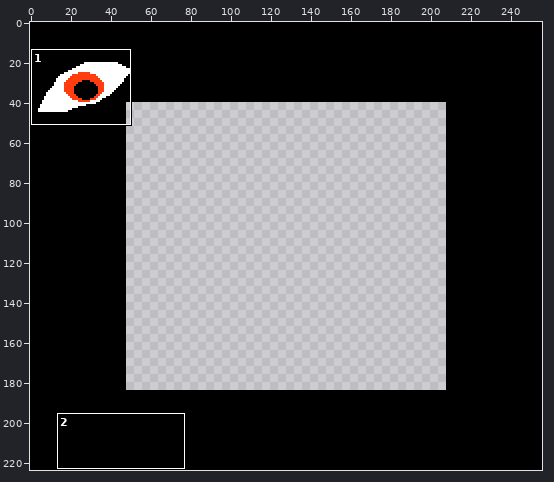
Edited in one commit: pixel-art file (res/assets/ase/border.aseprite). Above: a wide view before the commit, with the close-up outlined.
Close-up. The starting point:
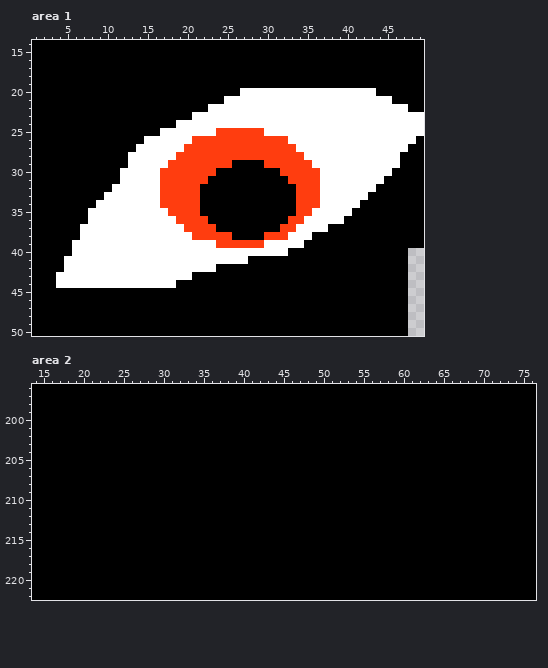
256x224 pixels, 1 frame. Shown: area 1: x 1..49, y 14..50; area 2: x 14..76, y 196..222.
New version:
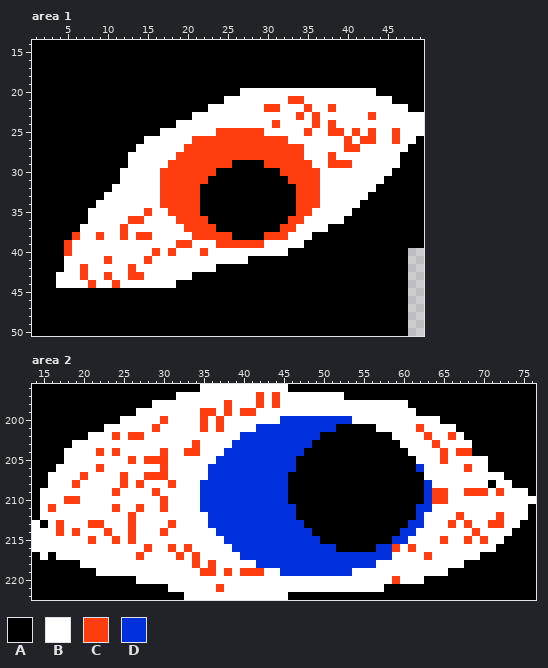
Palette (. is transparent): A #000000  B #ffffff  C #ff3d0f  D #0031dd
The exact change:
--- area 1
@@ x 28..48 @@
 20 BBBBBBBBBBBBBBBBAAAAA
-21 BBBBBBBBBBBBBBBBBBAAA
-22 BBBBBBBBBBBBBBBBBBBBA
-23 BBBBBBBBBBBBBBBBBBBBB
-24 BBBBBBBBBBBBBBBBBBBBB
-25 CCBBBBBBBBBBBBBBBBBBB
-26 CCCCCBBBBBBBBBBBBBBBB
-27 CCCCCCBBBBBBBBBBBBBBA
-28 CCCCCCCBBBBBBBBBBBBAA
-29 AACCCCCCBBBBBBBBBBBAA
+21 BBBBBCCBBBBBBBBBBBAAA
+22 BBCCBBBCBBCBBBBBBBBBA
+23 BBBBBBCBCBBBBBBCBBBBB
+24 BBBCBBBBCBCBBBBBBBBBB
+25 CCBBBBBCBBCCBCBCBBCBB
+26 CCCCCBBBBBBBCBCCBBCBB
+27 CCCCCCCBBBBBCCBBBBBBA
+28 CCCCCCCBBBCBBBBBBBBAA
+29 AACCCCCCBBCCCBBBBBBAA
 30 AAAACCCCCBBBBBBBBBAAA
@@ x 3..24 @@
 34 AAAAAABBBBBBBBCCCCCAAA
-35 AAAAABBBBBBBBBBCCCCAAA
-36 AAAAABBBBBBBBBBBCCCCAA
-37 AAAABBBBBBBBBBBBBCCCCA
-38 AAAABBBBBBBBBBBBBBCCCC
-39 AAABBBBBBBBBBBBBBBBBBC
-40 AAABBBBBBBBBBBBBBBBBBB
-41 AABBBBBBBBBBBBBBBBBBBB
-42 AABBBBBBBBBBBBBBBBBBBA
-43 ABBBBBBBBBBBBBBBBBAAAA
-44 ABBBBBBBBBBBBBBBAAAAAA
+35 AAAAABBBBBBBCBBCCCCAAA
+36 AAAAABBBBBCCBBBBCCCCAA
+37 AAAABBBBBCBBBBBBBCCCCA
+38 AAACBBCBBCBCCBBBBBCCCC
+39 AACBBBBBBBBBBBBBCCBBBC
+40 AACBBBBBBBBBBCBCBBBCBB
+41 AABBBBBCBBBBCBBBBBBBBB
+42 AABBCBBBBBCBBBBBBBBBBA
+43 ABBBCBBCBBCCBBBBBBAAAA
+44 ABBBBCBBCBBBBBBBAAAAAA
 45 AAAAAAAAAAAAAAAAAAAAAA
--- area 2
@@ x 14..76 @@
-196 AAAAAAAAAAAAAAAAAAAAAAAAAAAAAAAAAAAAAAAAAAAAAAAAAAAAAAAAAAAAAAA
-197 AAAAAAAAAAAAAAAAAAAAAAAAAAAAAAAAAAAAAAAAAAAAAAAAAAAAAAAAAAAAAAA
-198 AAAAAAAAAAAAAAAAAAAAAAAAAAAAAAAAAAAAAAAAAAAAAAAAAAAAAAAAAAAAAAA
-199 AAAAAAAAAAAAAAAAAAAAAAAAAAAAAAAAAAAAAAAAAAAAAAAAAAAAAAAAAAAAAAA
-200 AAAAAAAAAAAAAAAAAAAAAAAAAAAAAAAAAAAAAAAAAAAAAAAAAAAAAAAAAAAAAAA
-201 AAAAAAAAAAAAAAAAAAAAAAAAAAAAAAAAAAAAAAAAAAAAAAAAAAAAAAAAAAAAAAA
-202 AAAAAAAAAAAAAAAAAAAAAAAAAAAAAAAAAAAAAAAAAAAAAAAAAAAAAAAAAAAAAAA
-203 AAAAAAAAAAAAAAAAAAAAAAAAAAAAAAAAAAAAAAAAAAAAAAAAAAAAAAAAAAAAAAA
-204 AAAAAAAAAAAAAAAAAAAAAAAAAAAAAAAAAAAAAAAAAAAAAAAAAAAAAAAAAAAAAAA
-205 AAAAAAAAAAAAAAAAAAAAAAAAAAAAAAAAAAAAAAAAAAAAAAAAAAAAAAAAAAAAAAA
-206 AAAAAAAAAAAAAAAAAAAAAAAAAAAAAAAAAAAAAAAAAAAAAAAAAAAAAAAAAAAAAAA
-207 AAAAAAAAAAAAAAAAAAAAAAAAAAAAAAAAAAAAAAAAAAAAAAAAAAAAAAAAAAAAAAA
-208 AAAAAAAAAAAAAAAAAAAAAAAAAAAAAAAAAAAAAAAAAAAAAAAAAAAAAAAAAAAAAAA
-209 AAAAAAAAAAAAAAAAAAAAAAAAAAAAAAAAAAAAAAAAAAAAAAAAAAAAAAAAAAAAAAA
-210 AAAAAAAAAAAAAAAAAAAAAAAAAAAAAAAAAAAAAAAAAAAAAAAAAAAAAAAAAAAAAAA
-211 AAAAAAAAAAAAAAAAAAAAAAAAAAAAAAAAAAAAAAAAAAAAAAAAAAAAAAAAAAAAAAA
-212 AAAAAAAAAAAAAAAAAAAAAAAAAAAAAAAAAAAAAAAAAAAAAAAAAAAAAAAAAAAAAAA
-213 AAAAAAAAAAAAAAAAAAAAAAAAAAAAAAAAAAAAAAAAAAAAAAAAAAAAAAAAAAAAAAA
-214 AAAAAAAAAAAAAAAAAAAAAAAAAAAAAAAAAAAAAAAAAAAAAAAAAAAAAAAAAAAAAAA
-215 AAAAAAAAAAAAAAAAAAAAAAAAAAAAAAAAAAAAAAAAAAAAAAAAAAAAAAAAAAAAAAA
-216 AAAAAAAAAAAAAAAAAAAAAAAAAAAAAAAAAAAAAAAAAAAAAAAAAAAAAAAAAAAAAAA
-217 AAAAAAAAAAAAAAAAAAAAAAAAAAAAAAAAAAAAAAAAAAAAAAAAAAAAAAAAAAAAAAA
-218 AAAAAAAAAAAAAAAAAAAAAAAAAAAAAAAAAAAAAAAAAAAAAAAAAAAAAAAAAAAAAAA
-219 AAAAAAAAAAAAAAAAAAAAAAAAAAAAAAAAAAAAAAAAAAAAAAAAAAAAAAAAAAAAAAA
-220 AAAAAAAAAAAAAAAAAAAAAAAAAAAAAAAAAAAAAAAAAAAAAAAAAAAAAAAAAAAAAAA
-221 AAAAAAAAAAAAAAAAAAAAAAAAAAAAAAAAAAAAAAAAAAAAAAAAAAAAAAAAAAAAAAA
-222 AAAAAAAAAAAAAAAAAAAAAAAAAAAAAAAAAAAAAAAAAAAAAAAAAAAAAAAAAAAAAAA
+196 AAAAAAAAAAAAAAAAAAAAABBBBBBBBBBBAAAAAAAAAAAAAAAAAAAAAAAAAAAAAAA
+197 AAAAAAAAAAAAAAAAAABBBBBBBBBBCBCBBBBBBBBAAAAAAAAAAAAAAAAAAAAAAAA
+198 AAAAAAAAAAAAAAABBBBBBBBBCBBBCBCBBBBBBBBBBBBBBBBAAAAAAAAAAAAAAAA
+199 AAAAAAAAAAAAABBBBBBBBCCBCBCCBBBBBBBBBBBBBBBBBBBBAAAAAAAAAAAAAAA
+200 AAAAAAAAAAABBBBBCBBBBCBCBBBBBBBDDDDDDDDDBBBBBBBBBBBAAAAAAAAAAAA
+201 AAAAAAAAABBBBBBCBBBBBCBCBBBBDDDDDDDDDDAAAAABBBBBCBBBBAAAAAAAAAA
+202 AAAAAAABBBCBCCBBBBBBBBBBBBDDDDDDDDDDAAAAAAAAABBBBCBBCBAAAAAAAAA
+203 AAAAABBBBBBBBBBBBBBBCBBBBDDDDDDDDDDAAAAAAAAAAABBBBCBBBBAAAAAAAA
+204 AAAABBBBCBCBBBBBCBBCCBBBDDDDDDDDDDAAAAAAAAAAAAABBBBCBCCAAAAAAAA
+205 AAAABBBBBBBBCBCCCBBBBBBDDDDDDDDDDAAAAAAAAAAAAAAABBBCBBBBBAAAAAA
+206 AAABBBBBCBBBBBBBCBBBBBDDDDDDDDDDDAAAAAAAAAAAAAAADBBBBBCBBAAAAAA
+207 AABBBBCBBBBCBBCCCBBBBBDDDDDDDDDDAAAAAAAAAAAAAAAAABBBBBBBBBBAAAA
+208 AABBBCBBBBBCBCBBBCBBBDDDDDDDDDDDAAAAAAAAAAAAAAAAADBBBBBBBABBAAA
+209 ABBBBBBBBBCBBBBCBBBBBDDDDDDDDDDDAAAAAAAAAAAAAAAAADCCBBCCCBCBBBA
+210 ABBBCCBBBBBBBBBBCBBBBDDDDDDDDDDDAAAAAAAAAAAAAAAAADCCBBBBBBBBBBB
+211 ABCBBBBBBBCBBCBBCBBBBDDDDDDDDDDDDAAAAAAAAAAAAAAADDBBBBBBBBBBBBA
+212 ABBBBBBBBBBBCBBBBBBBBBDDDDDDDDDDDAAAAAAAAAAAAAAADBBBBCBBBBCBBBA
+213 BABCBBBCCBBBCBBBBCBBBBDDDDDDDDDDDDAAAAAAAAAAAAADDBBBCBCBBCCBBAA
+214 BBBCBCBBBCBBCBBBCBBBBBBDDDDDDDDDDDDAAAAAAAAAAADDBBBBBBBCBBBBAAA
+215 BBBBBBBCBBCBCBBBBBBBBBBBDDDDDDDDDDDDAAAAAAAAADDBBBBCBBCBCBBAAAA
+216 BBBBBBBBBBBBBBCBBCBCBBBBBDDDDDDDDDDDDDAAAAADDCBCBBBBBBBBBBAAAAA
+217 ABABBBBBBBBBBCBBBBCBCBBBBBDDDDDDDDDDDDDDDDDDDBBBBCBBBBBBAAAAAAA
+218 AAAAAABBBBBBBBBBBBBBCBCBBBBBDDDDDDDDDDDDDDDBBBBBBBBBBBAAAAAAAAA
+219 AAAAAAAABBBBBBBBBBBBBCCBCBCCCBBDDDDDDDDDBBBBBBBBBBBBAAAAAAAAAAA
+220 AAAAAAAAAAAAABBBBBBBBBBBBBBBBBBBBBBBBBBBBBBBBCBBBAAAAAAAAAAAAAA
+221 AAAAAAAAAAAAAAAAABBBBBBCBBBBBBBBBBBBBBBBBBBBAAAAAAAAAAAAAAAAAAA
+222 AAAAAAAAAAAAAAAAAAABBBBBBBBBBBBBAAAAAAAAAAAAAAAAAAAAAAAAAAAAAAA
Boxes around the changes in both close-ups, in picture pixels (x1, y1, x2, y2):
changed: (264, 96, 400, 168)
changed: (64, 208, 208, 288)
changed: (32, 384, 536, 600)
